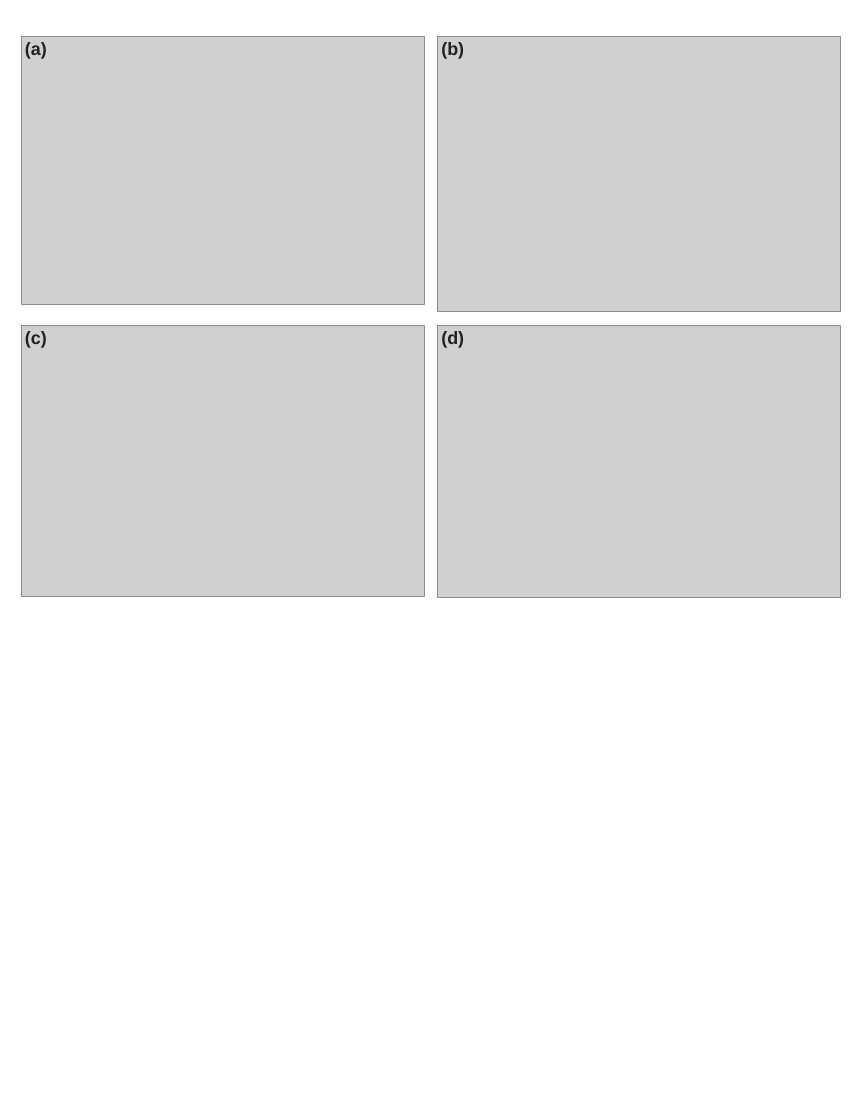
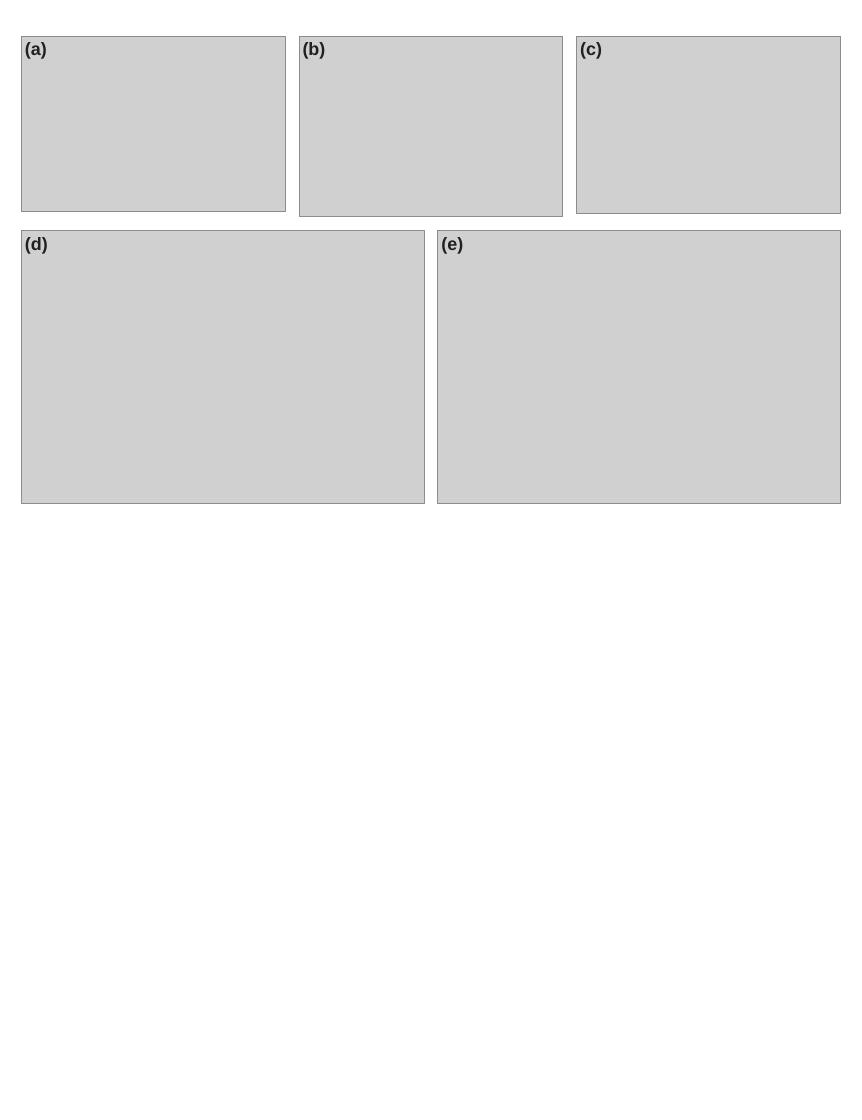
Before and after one commit to JinChengZ18/isim, a slide deck: slide 3 of article/ppt/Chapter03_local.pptx. Drawn at 862x1120 pixels with LibreOffice and Linux fonts; fonts in the diff are those of the drawing; grey boxes stand for pictures. Boxes give left, top, right and bottom in pixels: in the first picture for what was removed or moved away, otherwise in the second. Text is boxed around its words. In the diff, an @@ line names an element or a change of style, - is before the commit and + after.

```diff
--- a/article/ppt/Chapter03_local.pptx
+++ b/article/ppt/Chapter03_local.pptx
@@ picture: place and size @@
-picture at box(22, 36, 424, 304)
+picture at box(22, 36, 285, 212)
@@ picture: place and size @@
-picture at box(438, 36, 840, 312)
+picture at box(299, 36, 563, 216)
@@ text "(b)": place and size @@
-text "(b)" at box(441, 42, 464, 59)
+text "(b)" at box(303, 42, 326, 59)
@@ picture: place and size @@
-picture at box(22, 326, 424, 597)
+picture at box(577, 36, 840, 214)
@@ text "(c)": place and size @@
-text "(c)" at box(25, 331, 47, 348)
+text "(c)" at box(580, 42, 602, 59)
@@ picture: place and size @@
-picture at box(438, 326, 840, 598)
+picture at box(22, 230, 424, 503)
@@ text "(d)": place and size @@
-text "(d)" at box(441, 331, 464, 348)
+text "(d)" at box(25, 237, 48, 254)
@@ picture added at box(438, 230, 840, 503) @@
@@ text added at box(441, 237, 463, 254), 15 pt, text #202020, bold @@
+(e)
```
Also in this commit, not shown: 14 other files.
